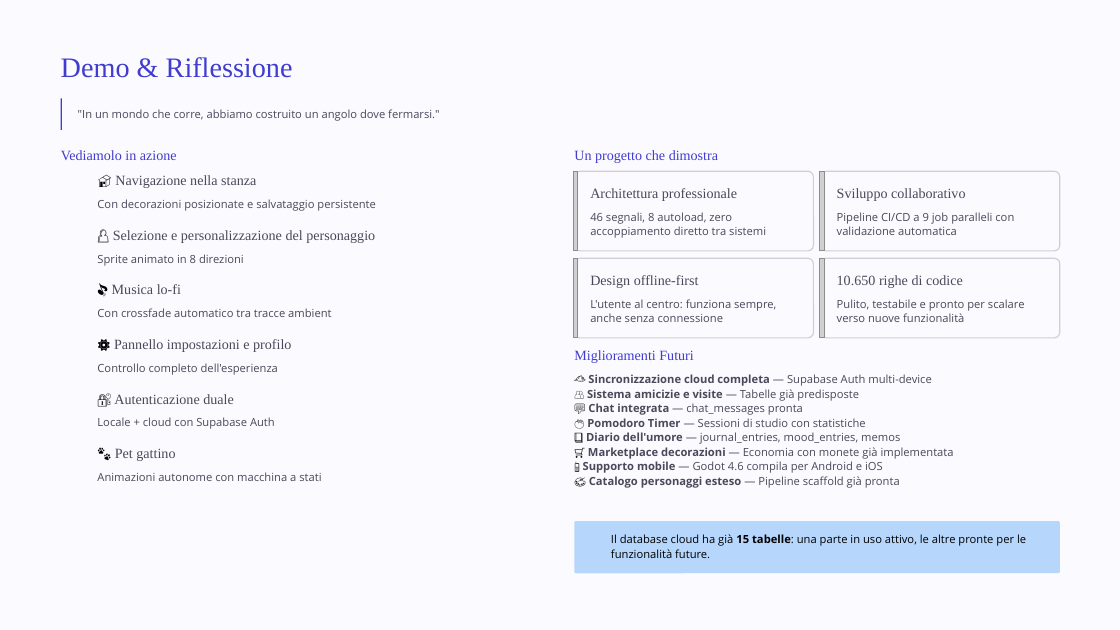
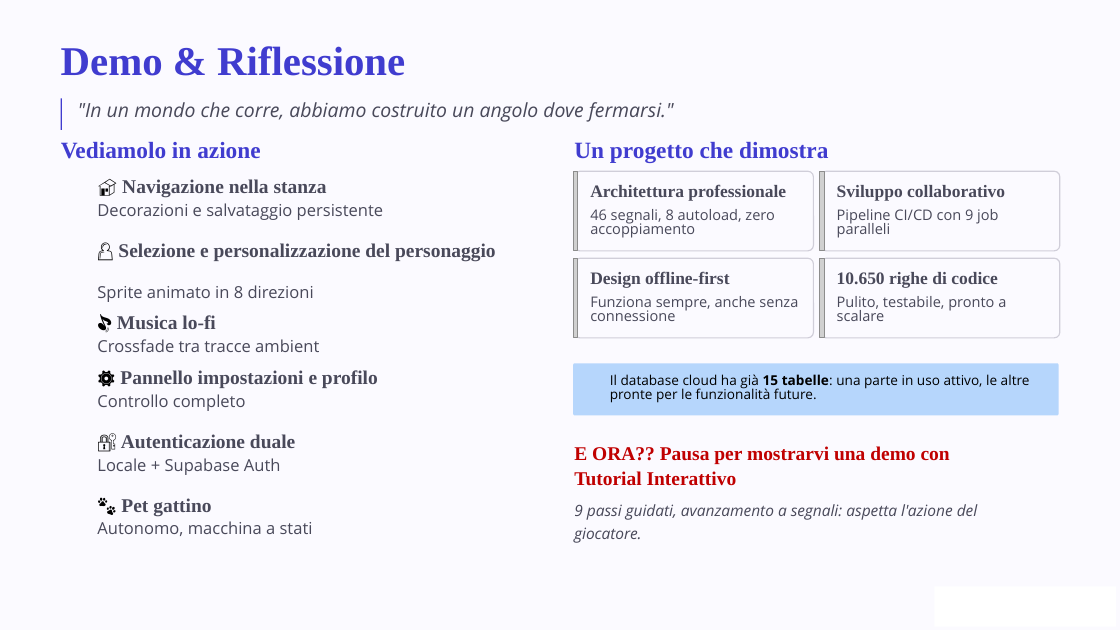
Before and after one commit to renanaugustomacena-ux/Projectwork-IFTS-Private, a slide deck: slide 4 of finale.pptx (slide 5 before the commit). Drawn at 1120x630 pixels with LibreOffice and Linux fonts; fonts in the diff are those of the drawing; grey boxes stand for pictures; background and template pictures are left out. Boxes give left, top, right and bottom in pixels: in the first picture for what was removed or moved away, otherwise in the second. Text is boxed around its words. In the diff, an @@ line names an element or a change of style, - is before the commit and + after.

```diff
--- a/finale.pptx
+++ b/finale.pptx
@@ text "Demo & Riflessione" at <box>61,46,405,76</box>: size 29 to 42 pt, bold on @@
@@ text ""In un mondo che corre, ..." at <box>78,102,674,122</box>: size 11.5 to 20 pt, italic on @@
@@ text "Vediamolo in azione" at <box>61,142,260,159</box>: size 14.5 to 24 pt, bold on @@
@@ text "Un progetto che dimostra" at <box>574,142,828,163</box>: size 14.5 to 24 pt, bold on @@
@@ text "🏠 Navigazione nella stanza": place and size @@
-text "🏠 Navigazione nella stanza" at <box>115,175,256,188</box>
+text "🏠 Navigazione nella stanza" at <box>122,179,327,198</box>
@@ text at <box>97,203,384,220</box>: text changed; size 11.5 to 17 pt @@
-Con decorazioni posizionate e salvataggio persistente
+Decorazioni e salvataggio persistente
@@ size 14.5 to 18 pt, bold on in 4 elements at <box>590,271,729,288</box>, <box>837,185,1005,201</box>, <box>837,272,998,288</box>, <box>590,184,786,201</box> @@
@@ text at <box>590,209,774,238</box>: text changed; size 11.5 to 15 pt @@
-46 segnali, 8 autoload, zero accoppiamento diretto tra sistemi
+46 segnali, 8 autoload, zero accoppiamento
@@ text at <box>837,209,998,238</box>: text changed; size 11.5 to 15 pt @@
-Pipeline CI/CD a 9 job paralleli con validazione automatica
+Pipeline CI/CD con 9 job paralleli
@@ text "👤 Selezione e personalizzazione del ...": place and size @@
-text "👤 Selezione e personalizzazione del ..." at <box>113,230,375,243</box>
+text "👤 Selezione e personalizzazione del ..." at <box>118,243,496,262</box>
@@ text "Sprite animato in 8 direzioni": place and size @@
-text "Sprite animato in 8 direzioni" at <box>97,254,244,266</box>
+text "Sprite animato in 8 direzioni" at <box>97,285,314,302</box>
@@ text "Sprite animato in 8 direzioni" at <box>97,285,314,302</box>: size 11.5 to 17 pt @@
@@ text at <box>590,296,798,321</box>: text changed; size 11.5 to 15 pt @@
-L'utente al centro: funziona sempre, anche senza connessione
+Funziona sempre, anche senza connessione
@@ text at <box>837,296,1006,321</box>: text changed; size 11.5 to 15 pt @@
-Pulito, testabile e pronto per scalare verso nuove funzionalità
+Pulito, testabile, pronto a scalare
@@ text "🎵 Musica lo-fi": place and size @@
-text "🎵 Musica lo-fi" at <box>112,284,181,294</box>
+text "🎵 Musica lo-fi" at <box>117,315,215,329</box>
@@ text at <box>97,339,319,352</box>: text changed; size 11.5 to 17 pt @@
-Con crossfade automatico tra tracce ambient
+Crossfade tra tracce ambient
@@ text removed at <box>574,350,693,363</box> @@
-Miglioramenti Futuri
@@ text "⚙️ Pannello impostazioni e profilo": place and size @@
-text "⚙️ Pannello impostazioni e profilo" at <box>114,339,291,352</box>
+text "⚙️ Pannello impostazioni e profilo" at <box>120,370,378,388</box>
@@ rounded rectangle: place and size @@
-rounded rectangle at <box>574,521,1060,573</box>
+rounded rectangle at <box>573,363,1059,416</box>
@@ text removed at <box>583,374,954,488</box> @@
-☁️ Sincronizzazione cloud completa — Supabase Auth multi-device
-👥 Sistema amicizie e visite — Tabelle già predisposte
-💬 Chat integrata — chat_messages pronta
-🍅 Pomodoro Timer — Sessioni di studio con statistiche
-📔 Diario dell'umore — journal_entries, mood_entries, memos
-🛒 Marketplace decorazioni — Economia con monete già implementata
-📱 Supporto mobile — Godot 4.6 compila per Android e iOS
-🎨 Catalogo personaggi esteso — Pipeline scaffold già pronta
@@ text "Il database cloud ha già ...": place and size @@
-text "Il database cloud ha già ..." at <box>611,534,1026,558</box>
+text "Il database cloud ha già ..." at <box>610,374,1030,403</box>
@@ text "Il database cloud ha già ..." at <box>610,374,1030,403</box>: size 11.5 to 14 pt @@
@@ text at <box>97,394,246,411</box>: text changed; size 11.5 to 17 pt @@
-Controllo completo dell'esperienza
+Controllo completo
@@ text "🔐 Autenticazione duale": place and size @@
-text "🔐 Autenticazione duale" at <box>114,394,234,404</box>
+text "🔐 Autenticazione duale" at <box>121,434,295,448</box>
@@ text added at <box>574,446,950,486</box>, 20 pt, text #C00000, bold @@
+E ORA?? Pausa per mostrarvi una demo con
+Tutorial Interattivo
@@ text at <box>97,458,281,475</box>: text changed; size 11.5 to 17 pt @@
-Locale + cloud con Supabase Auth
+Locale + Supabase Auth
@@ size 14.5 to 20 pt, bold on in 6 elements at <box>118,243,496,262</box>, <box>120,370,378,388</box>, <box>122,179,327,198</box>, <box>121,434,295,448</box>, <box>117,315,215,329</box>, <box>121,498,211,517</box> @@
@@ text "🐾 Pet gattino": place and size @@
-text "🐾 Pet gattino" at <box>115,448,175,461</box>
+text "🐾 Pet gattino" at <box>121,498,211,517</box>
@@ text added at <box>574,504,978,543</box>, 16 pt, text #49495A, italic @@
+9 passi guidati, avanzamento a segnali: aspetta l'azione del giocatore.
@@ text at <box>97,521,313,536</box>: text changed; size 11.5 to 17 pt @@
-Animazioni autonome con macchina a stati
+Autonomo, macchina a stati
```
Also in this commit, not shown: 7 other slides changed, 2 slides added, 3 slides removed.
